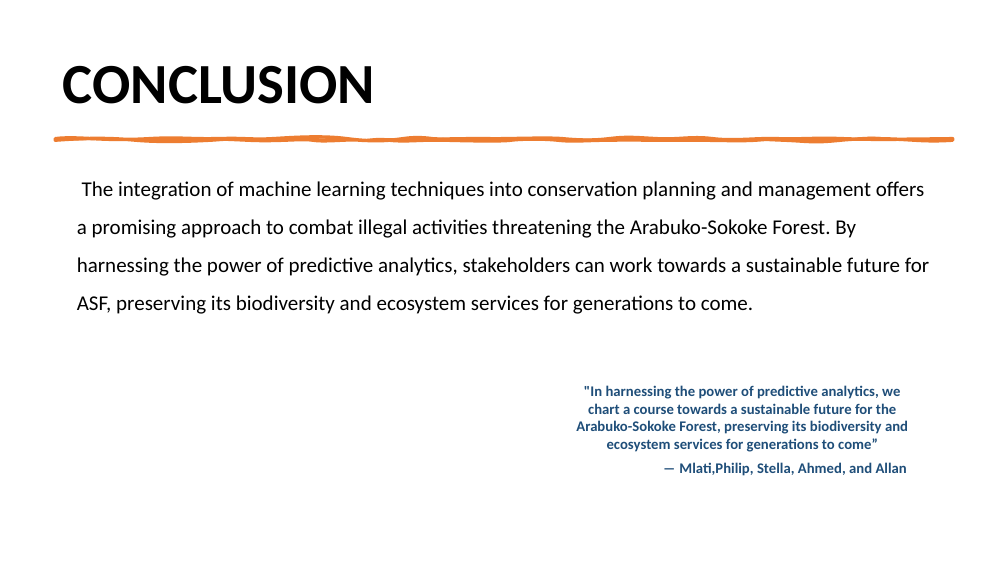
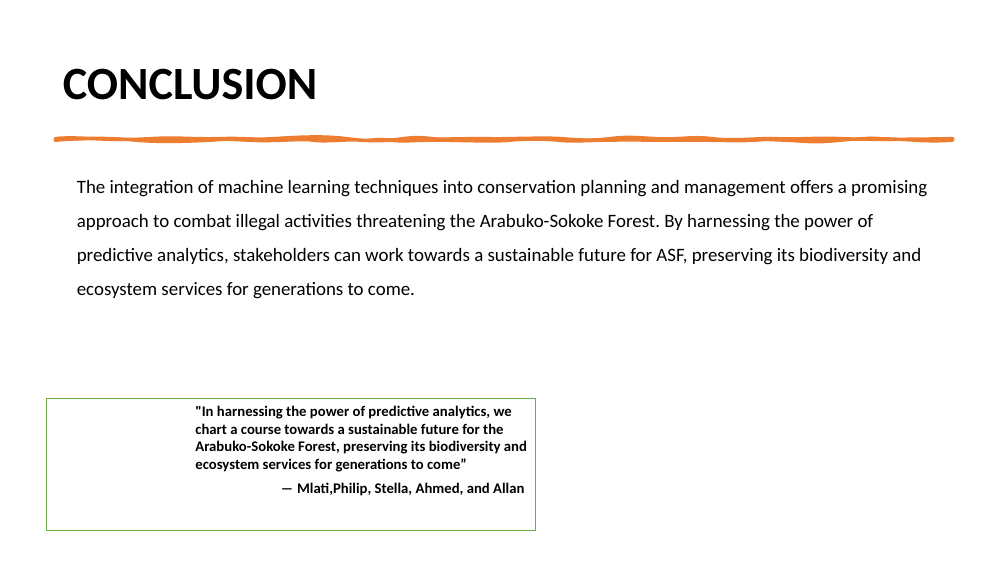
Before and after one commit to dukebaya/Phase-5-Capstone-Project-Team-15, a slide deck: slide 12 of Final presentation Leveraging Machine Learning to Combat Bushmeat Poaching.pptx. Drawn at 1008x567 pixels with LibreOffice and Linux fonts; fonts in the diff are those of the drawing. Boxes give left, top, right and bottom in pixels: in the first picture for what was removed or moved away, otherwise in the second. Text is boxed around its words. In the diff, an @@ line names an element or a change of style, - is before the commit and + after.

```diff
--- a/Final presentation Leveraging Machine Learning to Combat Bushmeat Poaching.pptx
+++ b/Final presentation Leveraging Machine Learning to Combat Bushmeat Poaching.pptx
@@ title "CONCLUSION" at (63,68,317,100): size 54 to 44 pt @@
@@ text "The integration of machine learning ..." at (77,180,927,299): size 20 to 18 pt @@
@@ rectangle ""In harnessing the power of ...": place and size @@
-rectangle ""In harnessing the power of ..." at (576,385,908,476)
+rectangle ""In harnessing the power of ..." at (46,399,535,531)
@@ rectangle ""In harnessing the power of ..." at (46,399,535,531): text colour #1F4E79 to #000000; alignment centre to left; fill none to #FFFFFF; outline none to #70AD47 1 pt @@
```
Also in this commit, not shown: 11 other slides changed, 1 slide added, 4 other files.
